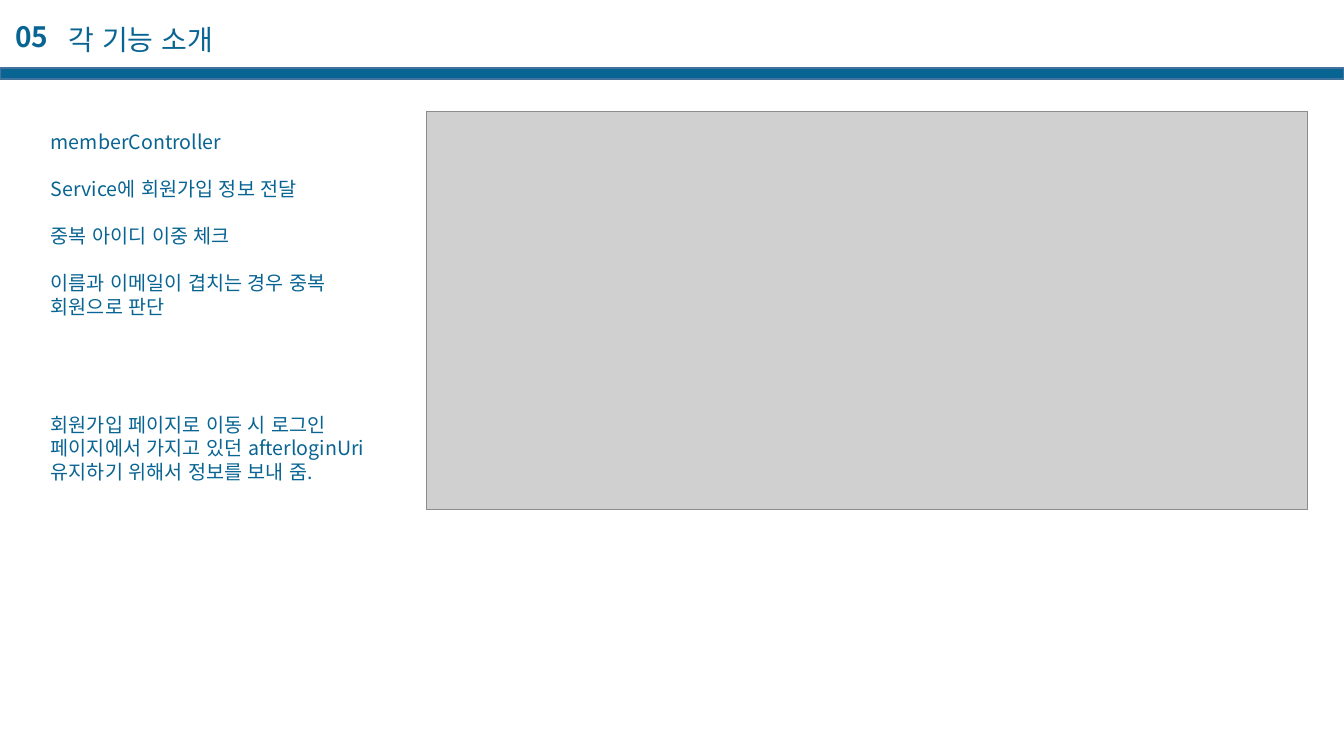
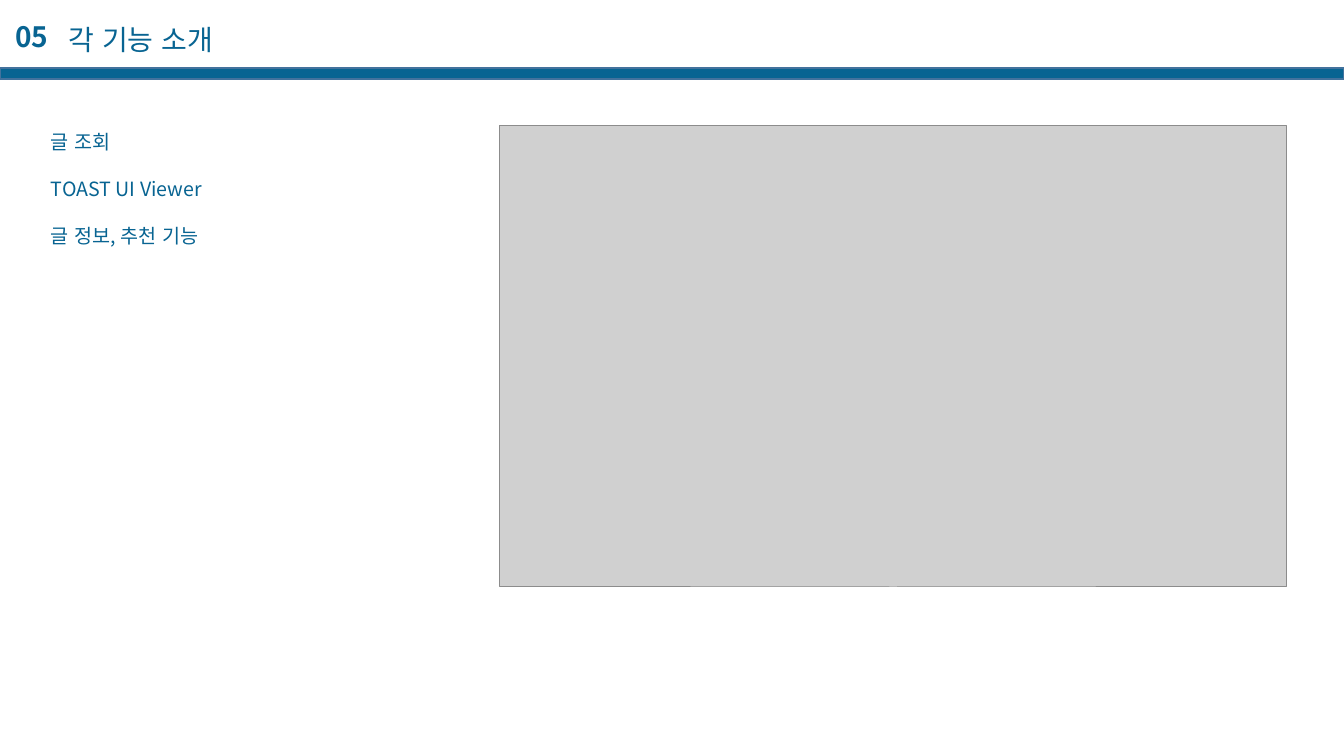
Before and after one commit to casatoo/EducationManager, a slide deck: slide 62 of 프로젝트 기술서.pptx. Drawn at 1344x756 pixels with LibreOffice and Linux fonts; fonts in the diff are those of the drawing; grey boxes stand for pictures. Boxes give left, top, right and bottom in pixels: in the first picture for what was removed or moved away, otherwise in the second. Text is boxed around its words. In the diff, an @@ line names an element or a change of style, - is before the commit and + after.

```diff
--- a/프로젝트 기술서.pptx
+++ b/프로젝트 기술서.pptx
@@ text at (51, 132, 202, 247): text changed @@
-memberController
-Service에 회원가입 정보 전달
-중복 아이디 이중 체크
-이름과 이메일이 겹치는 경우 중복 회원으로 판단
-회원가입 페이지로 이동 시 로그인 페이지에서 가지고 있던 afterloginUri 유지하기 위해서 정보를 보내 줌.
+글 조회
+TOAST UI Viewer
+글 정보, 추천 기능
@@ picture: place and size @@
-picture at (426, 112, 1308, 510)
+picture at (500, 125, 1287, 587)
```
Also in this commit, not shown: 4 other slides changed, 11 slides added, 2 slides removed.
